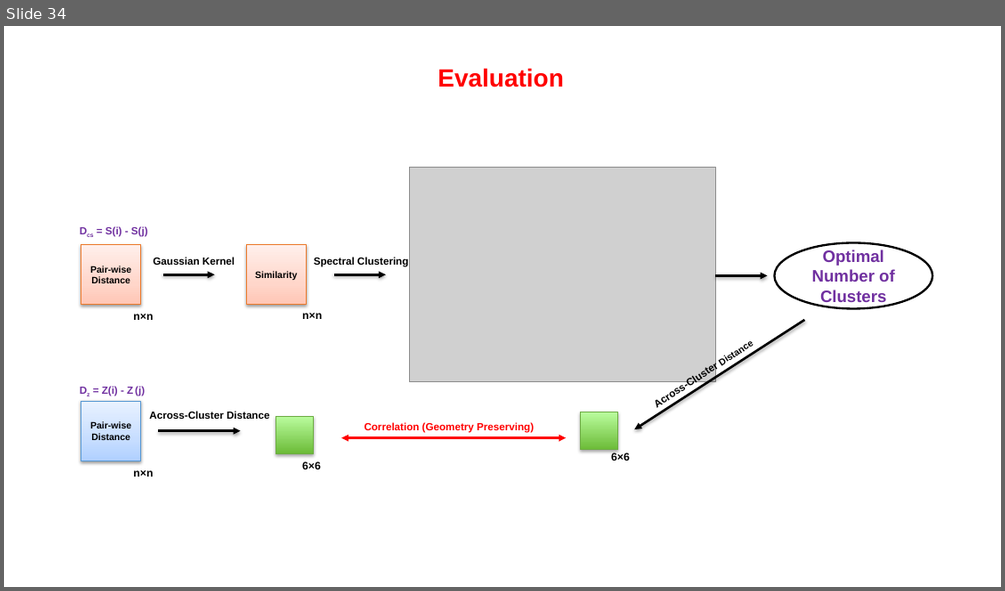
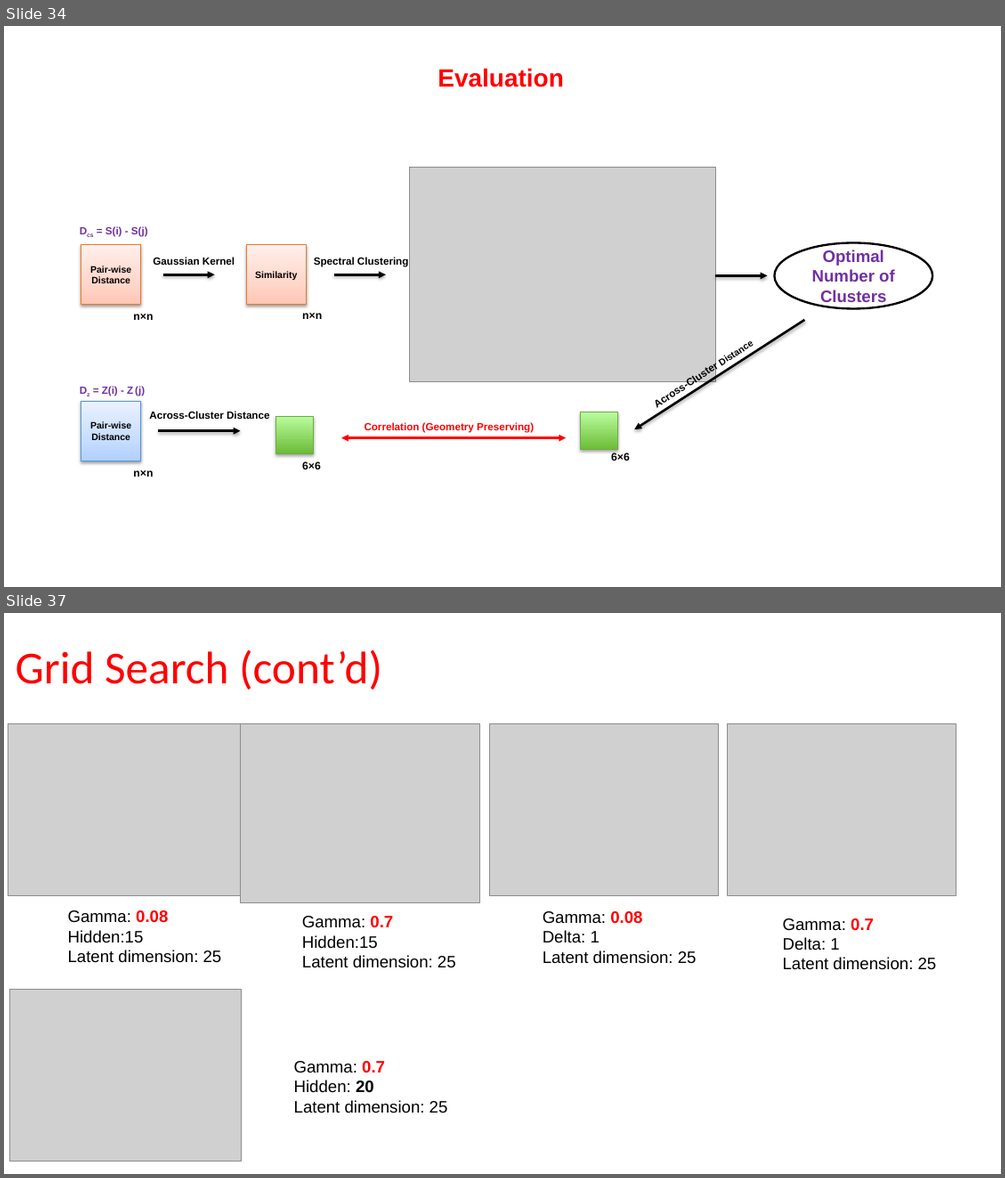
Before and after one commit to Esadeghii/Gaussian-Mixture-Model, a slide deck: clustering/GMM Model.pptx. Shown one above the other, each under a label of ours: slide 34 before the commit, slides 34 and 37 after it; the slides between them are not shown. The pictures are 1005x591 and 1005x1178 pixels, drawn with LibreOffice and Linux fonts; fonts in the diff are those of the drawing; grey boxes stand for pictures. Boxes give left, top, right and bottom in pixels: in the first picture for what was removed or moved away, otherwise in the second. Text is boxed around its words. In the diff, an @@ line names an element or a change of style, - is before the commit and + after.

```diff
--- a/clustering/GMM Model.pptx
+++ b/clustering/GMM Model.pptx
@@ slide 37 added at box(4, 613, 1001, 1174), background #FFFFFF @@
@@ title added at box(16, 649, 382, 690), 44 pt, text #FF0000 @@
+Grid Search (cont’d)
@@ picture added at box(8, 723, 241, 896) @@
@@ picture added at box(241, 723, 479, 903) @@
@@ picture added at box(489, 723, 718, 896) @@
@@ picture added at box(728, 723, 956, 896) @@
@@ text added at box(68, 910, 222, 963), 16 pt, text #000000 @@
+Gamma: 0.08
+Hidden:15
+Latent dimension: 25
@@ text added at box(302, 916, 456, 968), 16 pt, text #000000 @@
+Gamma: 0.7
+Hidden:15
+Latent dimension: 25
@@ text added at box(542, 911, 696, 964), 16 pt, text #000000 @@
+Gamma: 0.08
+Delta: 1
+Latent dimension: 25
@@ text added at box(783, 918, 937, 970), 16 pt, text #000000 @@
+Gamma: 0.7
+Delta: 1
+Latent dimension: 25
@@ picture added at box(10, 989, 242, 1161) @@
@@ text added at box(294, 1061, 448, 1113), 16 pt, text #000000 @@
+Gamma: 0.7
+Hidden: 20
+Latent dimension: 25
```
Also in this commit, not shown: 3 slides changed, 3 other slides added.
